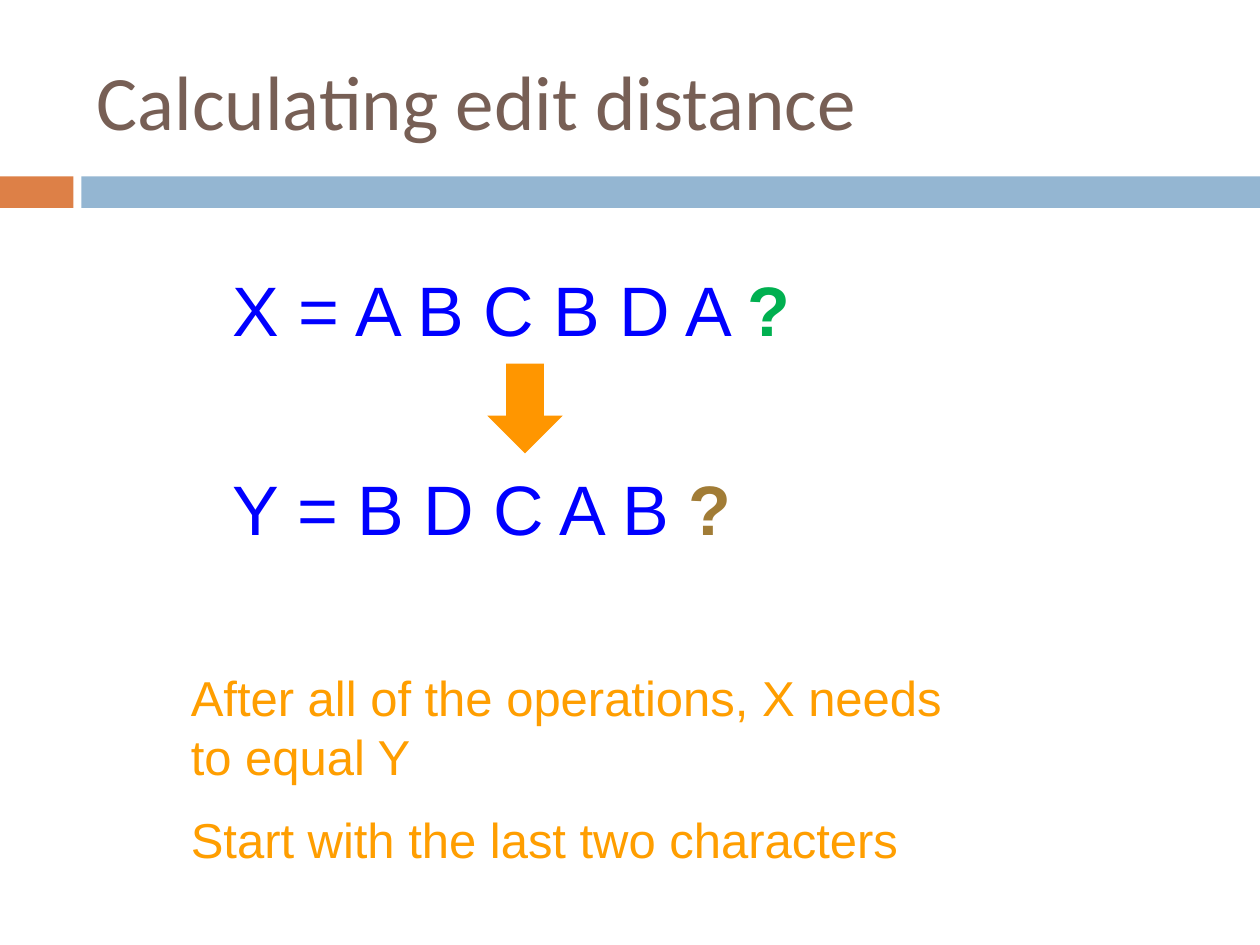
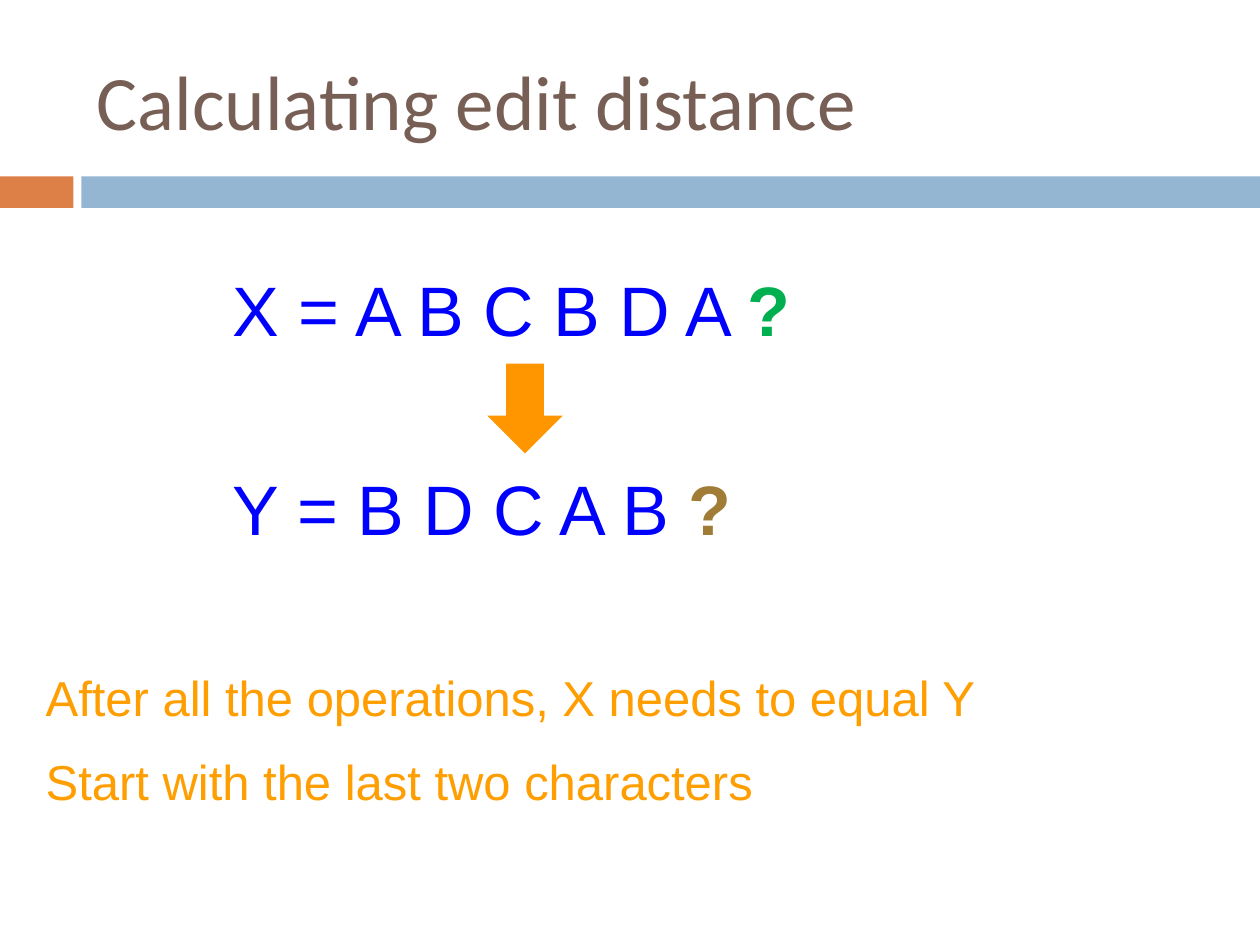
Before and after one commit to Collins-kariuk/Algorithms, a slide deck: slide 82 of Lectures/Lecture 12_Dynamic Programming_Even More Fun!.pptx. Drawn at 1260x945 pixels with LibreOffice and Linux fonts; fonts in the diff are those of the drawing. Boxes give left, top, right and bottom in pixels: in the first picture for what was removed or moved away, otherwise in the second. Text is boxed around its words. In the diff, an @@ line names an element or a change of style, - is before the commit and + after.

```diff
--- a/Lectures/Lecture 12_Dynamic Programming_Even More Fun!.pptx
+++ b/Lectures/Lecture 12_Dynamic Programming_Even More Fun!.pptx
@@ text "After all the operations, X ...": place and size @@
-text "After all the operations, X ..." at (191,680,941,859)
+text "After all the operations, X ..." at (46,680,975,801)
@@ text at (46,680,975,726): text changed @@
-After all of the operations, X needs to equal Y
+After all the operations, X needs to equal Y
```
Also in this commit, not shown: 6 other slides changed.
